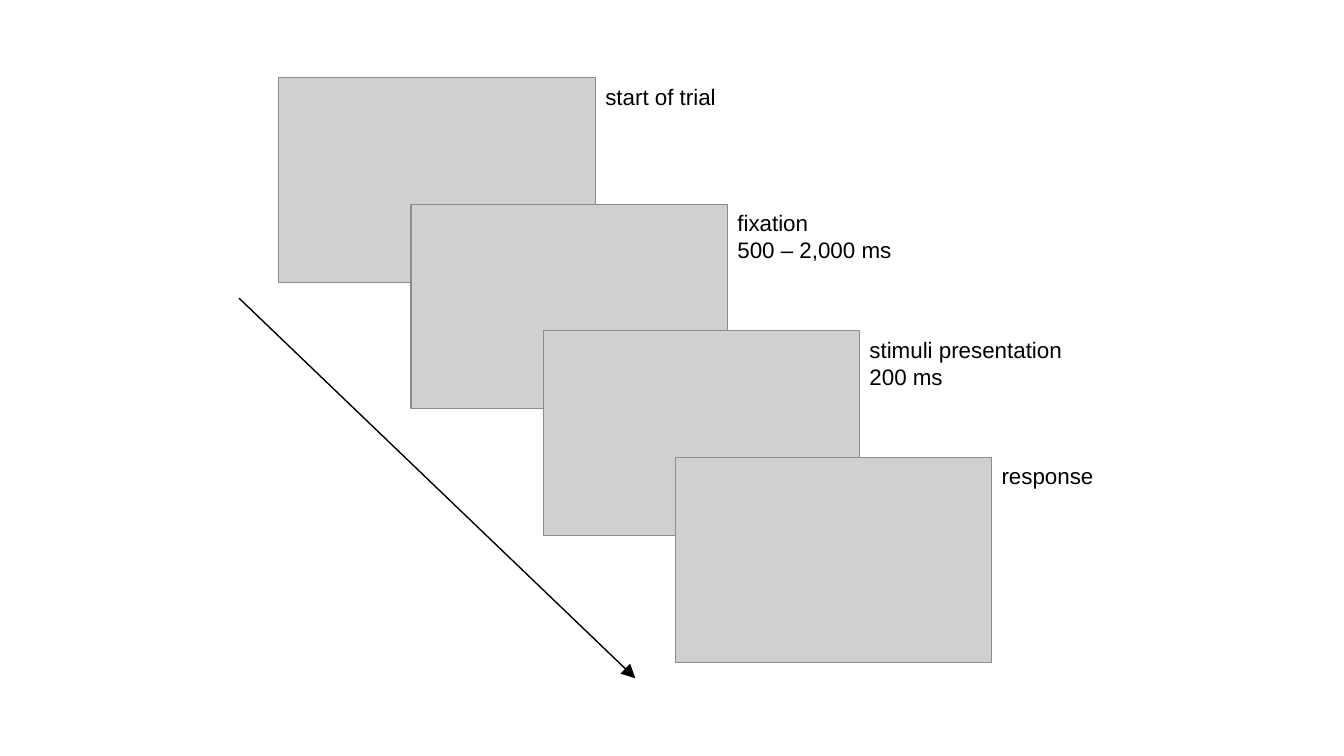
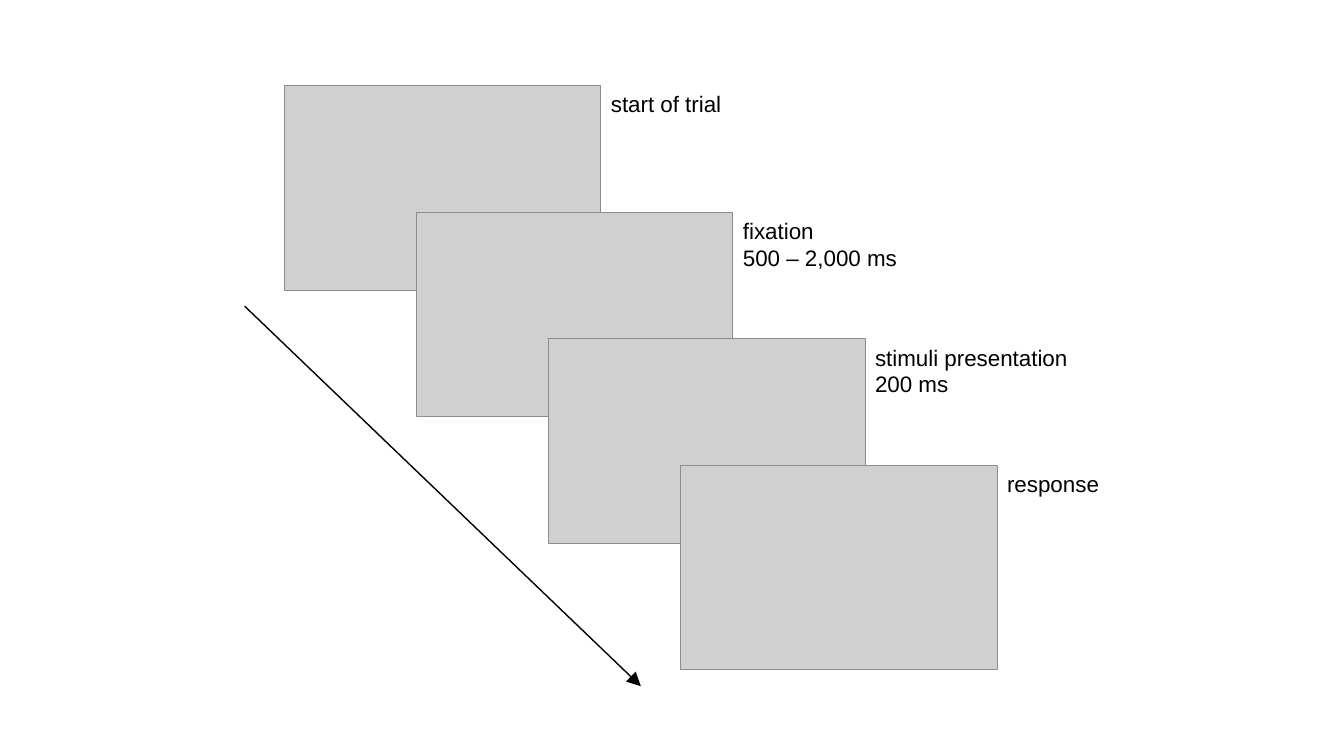
Before and after one commit to mrvnthss/brightness-discrimination-2afc, a slide deck: slide 1 of other/trial-structure.pptx. Drawn at 1344x756 pixels with LibreOffice and Linux fonts; fonts in the diff are those of the drawing; grey boxes stand for pictures. Boxes give left, top, right and bottom in pixels: in the first picture for what was removed or moved away, otherwise in the second. Text is boxed around its words. In the diff, an @@ line names an element or a change of style, - is before the commit and + after.

```diff
--- a/other/trial-structure.pptx
+++ b/other/trial-structure.pptx
@@ rectangle added at (234,56,1107,700), fill #FFFFFF, outline #FFFFFF 1 pt @@
@@ picture: place and size @@
-picture at (411,205,728,409)
+picture at (416,212,733,416)
@@ text "fixation": place and size @@
-text "fixation" at (737,214,892,261)
+text "fixation" at (743,222,897,269)
@@ 3 pictures, 3 texts, 1 arrow: place and size @@
-3 pictures, 3 texts, 1 arrow at (239,78,1094,679)
+3 pictures, 3 texts, 1 arrow at (245,86,1099,687)
```
Also in this commit, not shown: 1 other file.
